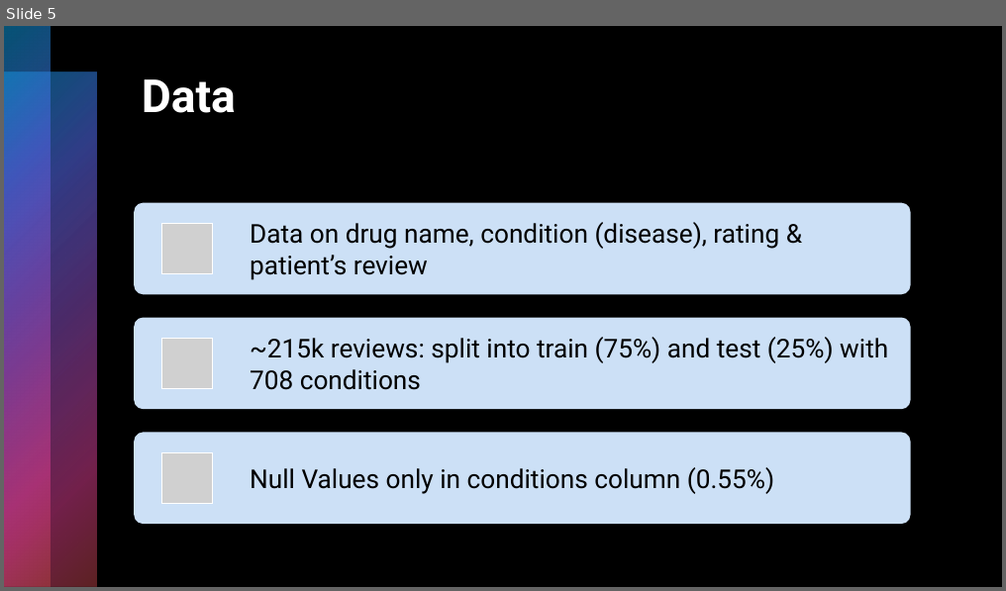
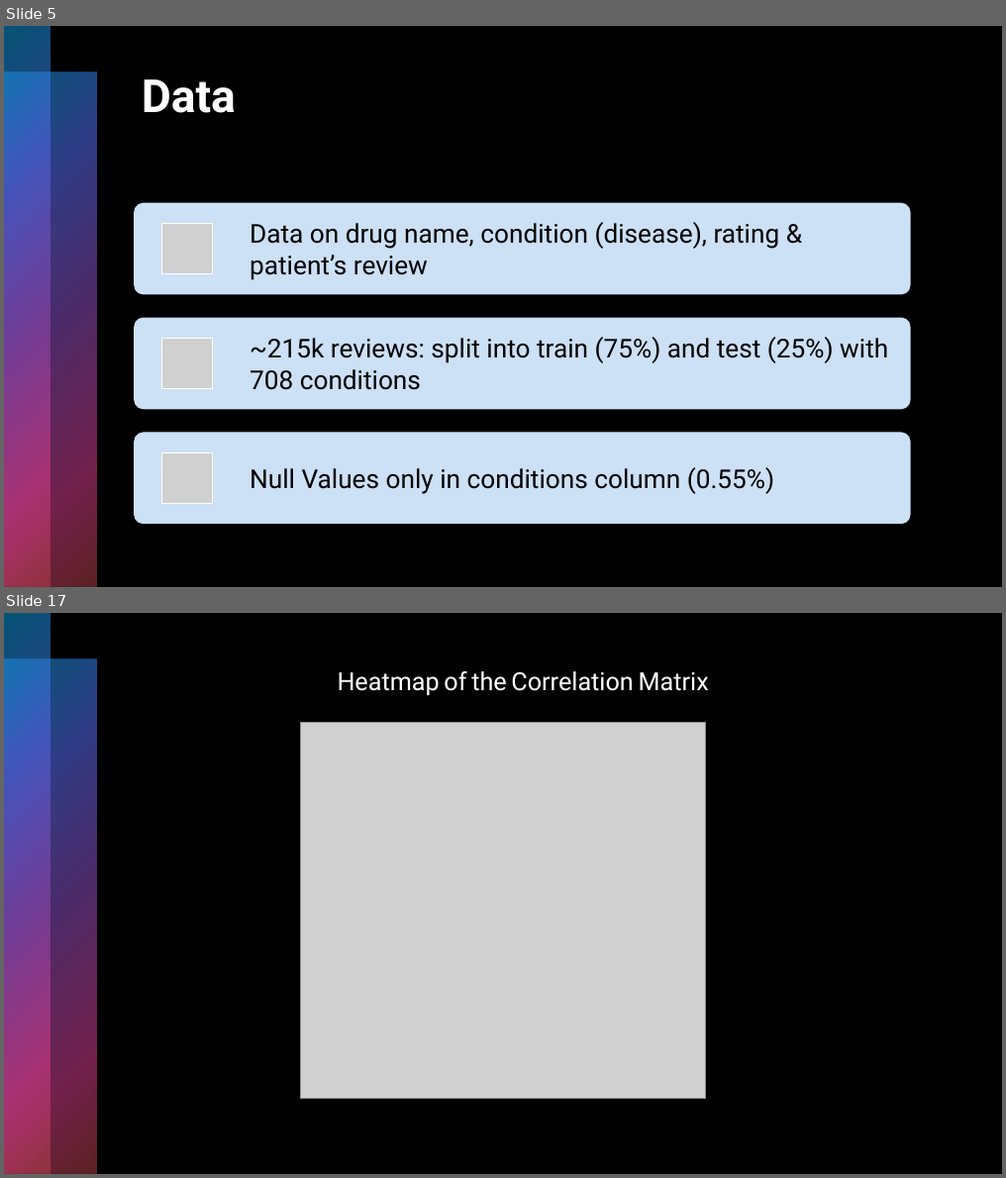
Before and after one commit to Shritej24c/drug_review_NLP, a slide deck: Plots/Drug Review.pptx. Shown one above the other, each under a label of ours: slide 5 before the commit, slides 5 and 17 after it; the slides between them are not shown. The pictures are 1006x591 and 1006x1178 pixels, drawn with LibreOffice and Linux fonts; fonts in the diff are those of the drawing; grey boxes stand for pictures. Boxes give left, top, right and bottom in pixels: in the first picture for what was removed or moved away, otherwise in the second. Text is boxed around its words. In the diff, an @@ line names an element or a change of style, - is before the commit and + after.

```diff
--- a/Plots/Drug Review.pptx
+++ b/Plots/Drug Review.pptx
@@ slide 17 added at (4, 613, 1002, 1174), background #000000; not listed: 2 template elements that a slide beside it also shows @@
@@ text added at (338, 671, 709, 695), 24 pt, text #FFFFFF @@
+Heatmap of the Correlation Matrix
@@ picture added at (300, 723, 706, 1100) @@
```
Also in this commit, not shown: 1 slide changed, 16 other slides added, 1 slide removed, 3 other files.
